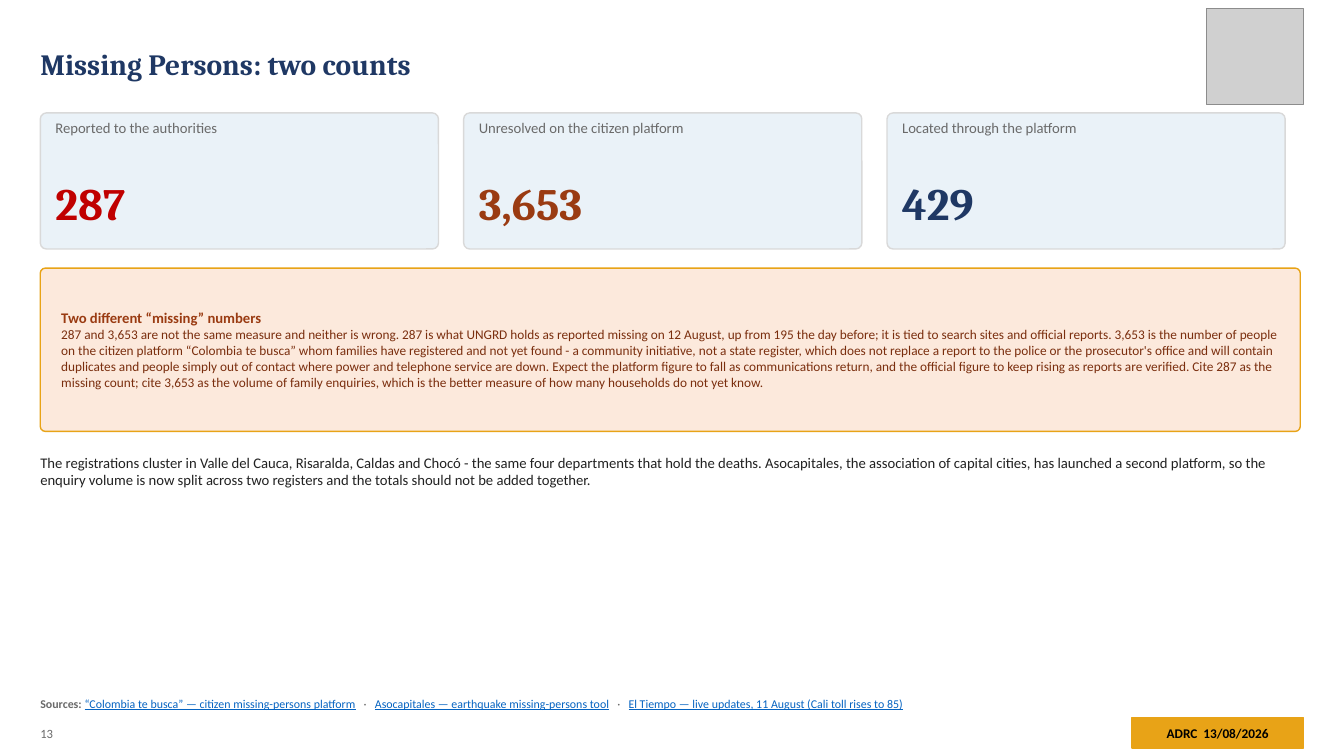
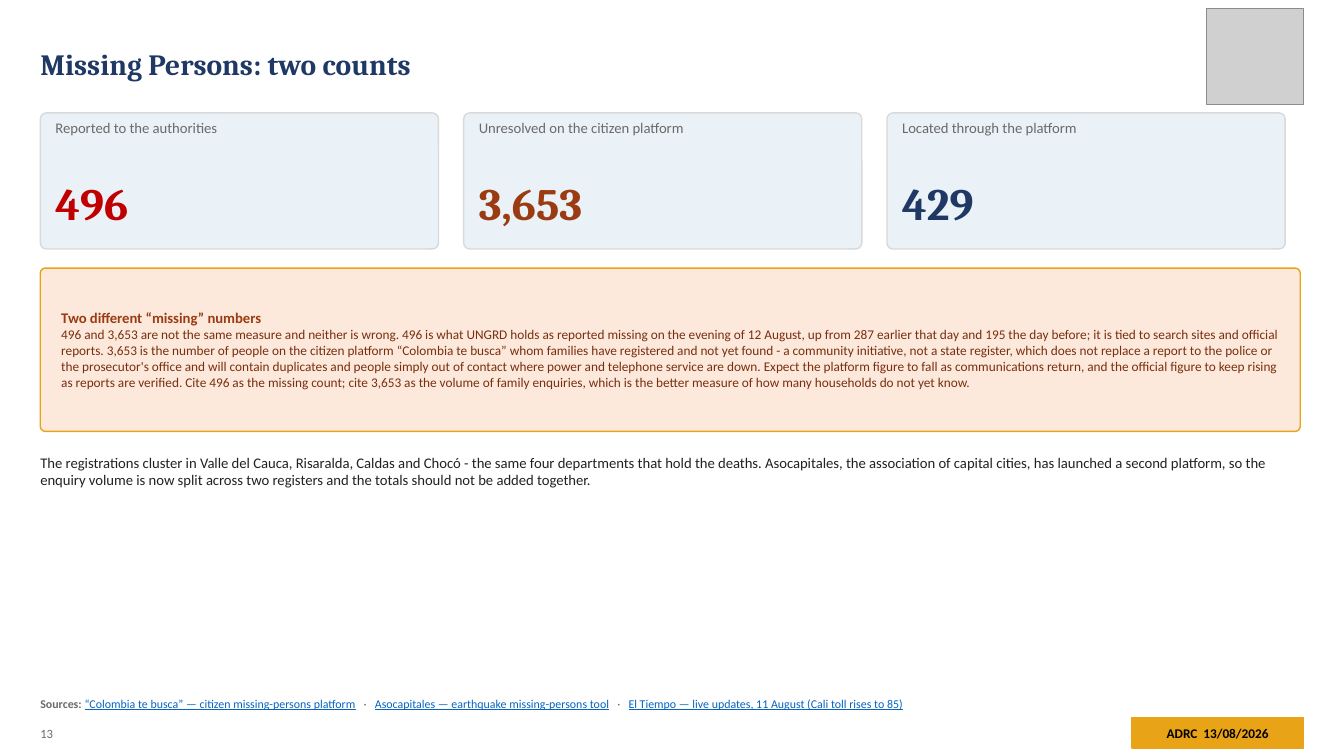
Before and after one commit to kochobi-max/whatsmap, a slide deck: slide 13 of reports/colombia_eq_20260810/output/ADRC_EQ_COL_Choco_20260810_EN.pptx. Drawn at 1344x756 pixels with LibreOffice and Linux fonts; fonts in the diff are those of the drawing; grey boxes stand for pictures. Boxes give left, top, right and bottom in pixels: in the first picture for what was removed or moved away, otherwise in the second. Text is boxed around its words. In the diff, an @@ line names an element or a change of style, - is before the commit and + after.

```diff
--- a/reports/colombia_eq_20260810/output/ADRC_EQ_COL_Choco_20260810_EN.pptx
+++ b/reports/colombia_eq_20260810/output/ADRC_EQ_COL_Choco_20260810_EN.pptx
@@ text at [55,189,128,221]: text changed @@
-287
+496
@@ text at [61,312,1278,390]: text changed @@
-Two different “missing” numbers
-287 and 3,653 are not the same measure and neither is wrong. 287 is what UNGRD holds as reported missing on 12 August, up from 195 the day before; it is tied to search sites and official reports. 3,653 is the number of people on the citizen platform “Colombia te busca” whom families have registered and not yet found - a community initiative, not a state register, which does not replace a report to the police or the prosecutor's office and will contain duplicates and people simply out of contact where power and telephone service are down. Expect the platform figure to fall as communications return, and the official figure to keep rising as reports are verified. Cite 287 as the missing count; cite 3,653 as the volume of family enquiries, which is the better measure of how many households do not yet know.
+Two different “missing” numbers
+496 and 3,653 are not the same measure and neither is wrong. 496 is what UNGRD holds as reported missing on the evening of 12 August, up from 287 earlier that day and 195 the day before; it is tied to search sites and official reports. 3,653 is the number of people on the citizen platform “Colombia te busca” whom families have registered and not yet found - a community initiative, not a state register, which does not replace a report to the police or the prosecutor's office and will contain duplicates and people simply out of contact where power and telephone service are down. Expect the platform figure to fall as communications return, and the official figure to keep rising as reports are verified. Cite 496 as the missing count; cite 3,653 as the volume of family enquiries, which is the better measure of how many households do not yet know.
```
Also in this commit, not shown: 12 other slides changed, 7 other files.
